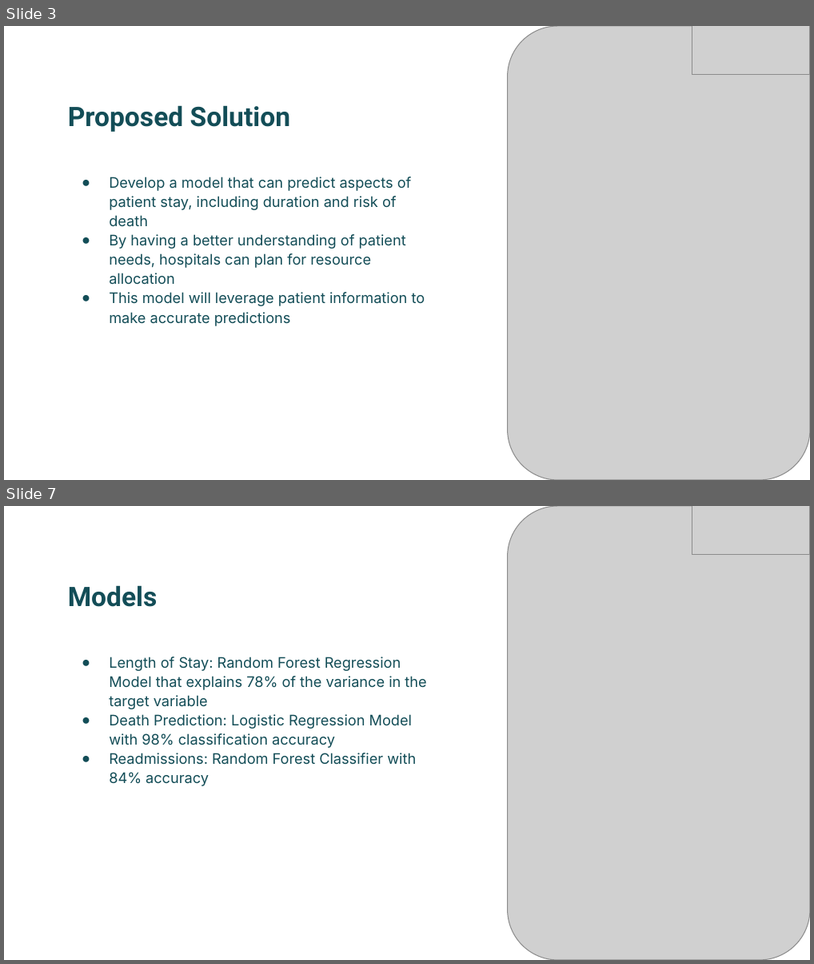
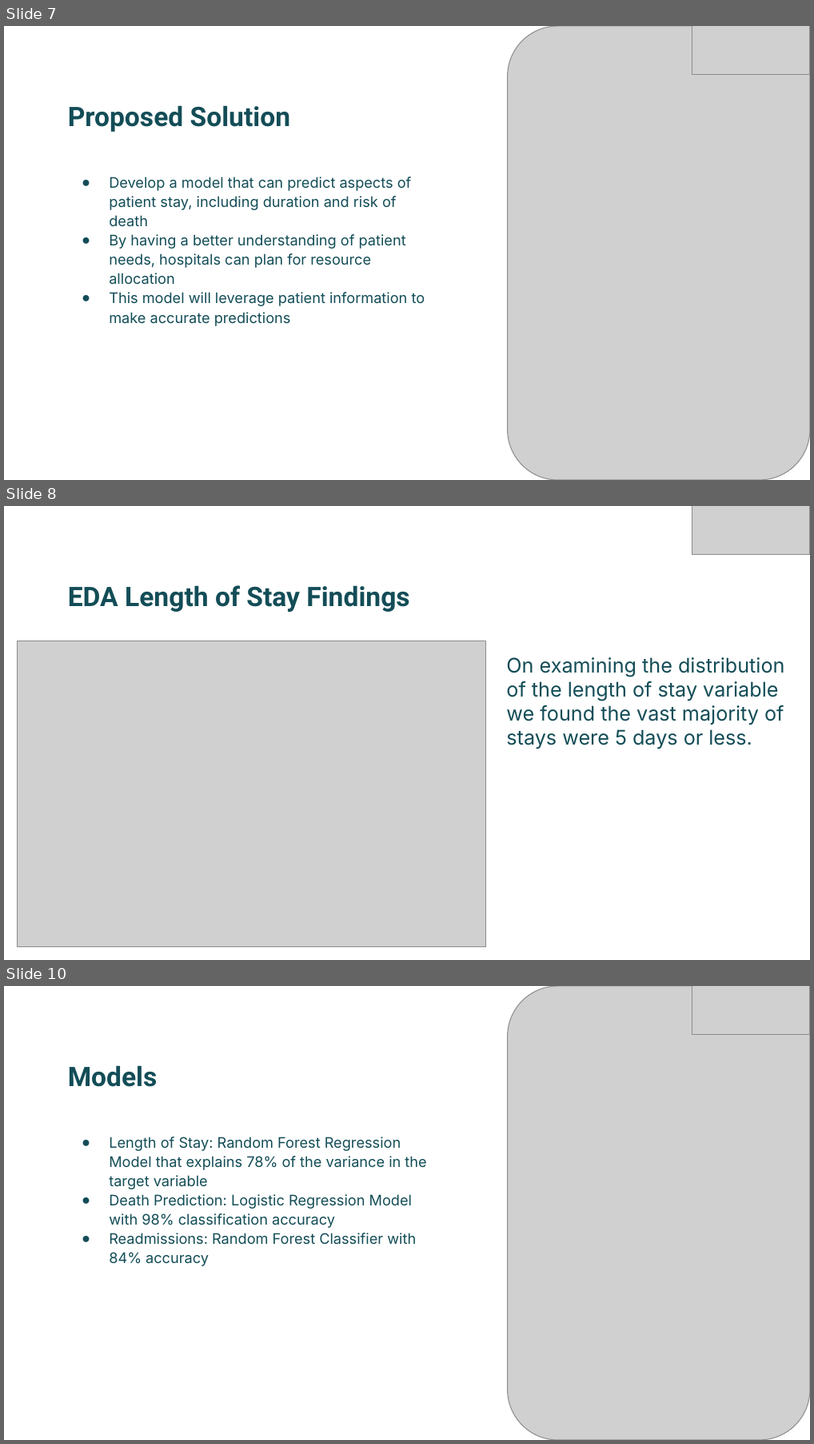
Before and after one commit to bizzfuzz/CHOP-comprehensive-hospital-outcome-prediction-system, a slide deck: CHOP.pptx. Shown one above the other, each under a label of ours: slides 3 and 7 before the commit, slides 7, 8 and 10 after it; the slides between them are not shown. The pictures are 814x964 and 814x1444 pixels, drawn with LibreOffice and Linux fonts; fonts in the diff are those of the drawing; grey boxes stand for pictures. Boxes give left, top, right and bottom in pixels: in the first picture for what was removed or moved away, otherwise in the second. Text is boxed around its words. In the diff, an @@ line names an element or a change of style, - is before the commit and + after.

```diff
--- a/CHOP.pptx
+++ b/CHOP.pptx
@@ slide 8 added at bbox=[4, 506, 810, 960], background #FFFFFF @@
@@ picture added at bbox=[692, 506, 810, 554] @@
@@ title added at bbox=[68, 585, 410, 612], 24 pt, text #134D57, bold @@
+EDA Length of Stay Findings
@@ picture added at bbox=[18, 640, 486, 946] @@
@@ text added at bbox=[506, 657, 785, 749], 18 pt, text #134D57 @@
+On examining the distribution of the length of stay variable we found the vast majority of stays were 5 days or less.
@@ what was slide 3 is now slide 7 @@
@@ what was slide 7 is now slide 10 @@
```
Also in this commit, not shown: 5 slides changed, 4 other slides added.
